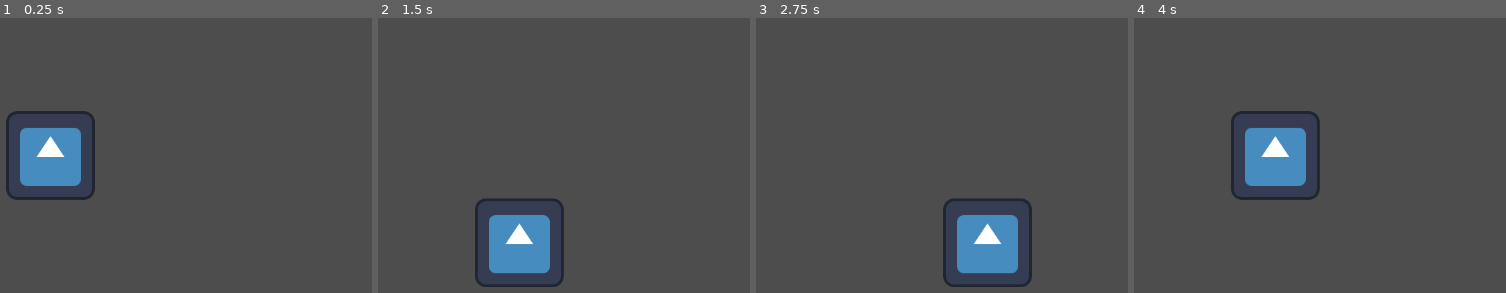
Above: before the commit, frames 1-4 (left to right).
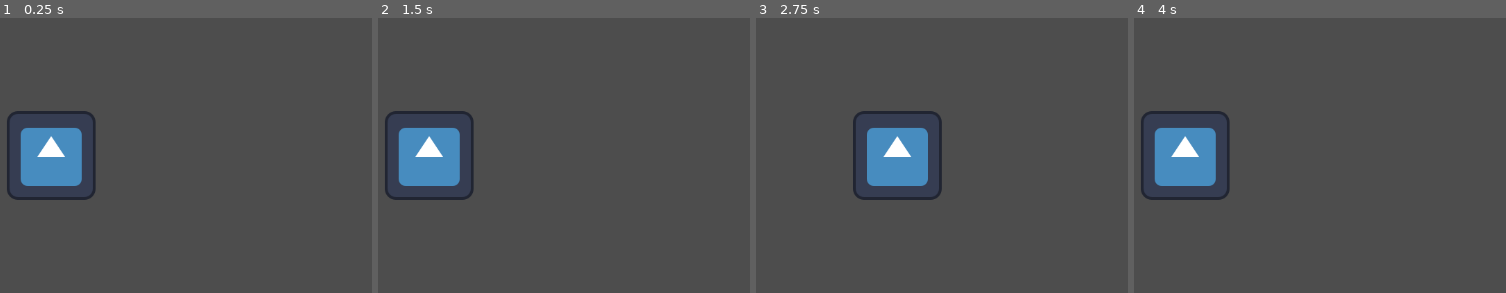
Above: after the commit, the same moments.

Repository: Mkath1423/wgdc-F25-game-jam
Game: Godot game, scene res://testing/lexie/main.tscn
The game is run twice, just before and just after one commit, with the same random seed, the same clock (stepped at 60 frames per second) and the same inputs. The engine's default icon, where the game draws it, is replaced by a stand-in: a white triangle on a blue panel in a dark square.
Inputs:
- Up to frame 1 (0.25 s): no input
- Up to frame 2 (1.5 s): tap Enter at 0.5 s; hold D (move_right) 0.53-1.28 s; tap R (reset, bound only after the commit) at 1.25 s; hold S (move_down) from 1.28 s (still down)
- Up to frame 3 (2.75 s): tap R (reset, bound only after the commit) at 2 s; release S (move_down) at 2.03 s; hold D (move_right) from 2.03 s (still down)
- Up to frame 4 (4 s): tap R (reset, bound only after the commit) at 2.75, 3.5 s; release D (move_right) at 2.78 s; hold W (move_up) 2.78-3.53 s; hold A (move_left) from 3.53 s (still down)

The runs differ from the first frame. In frame 1, 0.4% of the frame differs, in the area x 1-26%, y 35-65%; in frame 2, 9.0%, in the area x 1-50%, y 33-98%; in frame 3, 8.9%; in frame 4, 8.9%.

Commit message:
level loading stuff

Diff:
--- a/new-game-project/project.godot
+++ b/new-game-project/project.godot
@@ -37,6 +37,11 @@
 "events": [Object(InputEventKey,"resource_local_to_scene":false,"resource_name":"","device":-1,"window_id":0,"alt_press …(191 unchanged characters)…
 ]
 }
+reset={
+"deadzone": 0.2,
+"events": [Object(InputEventKey,"resource_local_to_scene":false,"resource_name":"","device":-1,"window_id":0,"alt_pressed":false,"shift_pressed":false,"ctrl_pressed":false,"meta_pressed":false,"pressed":false,"keycode":0,"physical_keycode":82,"key_label":0,"unicode":114,"location":0,"echo":false,"script":null)
+]
+}
 
 [rendering]
 
--- a/new-game-project/testing/lexie/grid.gd
+++ b/new-game-project/testing/lexie/grid.gd
@@ -19,8 +19,8 @@
 		i += 1
 
 func is_in_grid(grid_pos : Vector2i) -> bool:
-	return grid_pos.x < 0 or grid_pos.y < 0 or \
-		grid_pos.x >= grid_size.x or grid_pos.y >= grid_size.y
+	return grid_pos.x >= 0 and grid_pos.y >= 0 and \
+		grid_pos.x < grid_size.x and grid_pos.y < grid_size.y
 
 func get_grid_pos(grid_pos : Vector2i) -> Vector2i:
 	return global_position + Vector2(grid_pos) * (Vector2(1, -1) * cell_size + cell_padding)
--- /dev/null
+++ b/new-game-project/testing/lexie/level_data.gd
@@ -0,0 +1,9 @@
+class_name LevelData extends Resource
+
+@export var rules : Array[PackedScene]
+
+@export var grid_size : Vector2i
+
+@export var player_starting_position : Vector2
+@export var flag_starting_position   : Vector2
+@export var path : Array[Vector2i]
--- a/new-game-project/testing/lexie/main.gd
+++ b/new-game-project/testing/lexie/main.gd
@@ -1,13 +1,25 @@
 extends Node2D
 
+var levels : Array[LevelData] = [
+	preload("res://testing/lexie/test_level.tres")
+]
+
+var current_level : int
 
 var step_distance : int = 1
 
 var step : int
 var player_position : Vector2i
 
+func set_player_position(pos : Vector2i):
+	player_position = pos
+	$player.global_position = $grid.get_grid_pos(player_position)
+
 signal player_position_updated
 signal player_stepped
+
+signal level_reset
+signal player_died
 
 var spin : int = 0
 
@@ -17,6 +29,10 @@
 	Vector2i( 0, -1),
 	Vector2i( 1,  0)
 ]
+
+func _ready() -> void:
+	load_level(0)
+
 
 func _process(deltatime : float):
 	if Input.is_action_just_pressed("move_up"):
@@ -31,12 +47,50 @@
 	if Input.is_action_just_pressed("move_right"):
 		step_player(DIRECTIONS[(3 + spin) % 4])
 
+	if Input.is_action_just_pressed("reset"):
+		reset_level()
 
 
 func step_player(move_dir : Vector2i):
-	player_position += move_dir * step_distance
-	$player.global_position = $grid.get_grid_pos(player_position)
+	set_player_position(player_position + move_dir * step_distance)
+
+	if not $grid.is_in_grid(player_position):
+		kill_player()
+		return
+
 	player_position_updated.emit()
 
 	step += 1
 	player_stepped.emit()
+
+
+func kill_player():
+	print("died")
+	player_died.emit()
+	reset_level()
+
+
+func next_level_or_win():
+	if current_level + 1 == levels.size():
+		print("win")
+	else:
+		load_level(current_level + 1)
+
+func reset_level():
+	set_player_position(levels[current_level].player_starting_position)
+	#TODO: grid things??
+
+	level_reset.emit()
+
+
+func load_level(i : int):
+	current_level = i
+
+	for c in $rules.get_children():
+		$rules.remove_child(c)
+
+	for rule in levels[current_level].rules:
+		$rules.add_child(rule.instantiate())
+
+	$grid.grid_size = levels[current_level].grid_size
+	reset_level()
--- /dev/null
+++ b/new-game-project/testing/lexie/test_level.tres
@@ -0,0 +1,8 @@
+[gd_resource type="Resource" script_class="LevelData" load_steps=2 format=3 uid="uid://c5ilwx07126gc"]
+
+[ext_resource type="Script" uid="uid://bpcnqrhdxhfcf" path="res://testing/lexie/level_data.gd" id="1_u6ygt"]
+
+[resource]
+script = ExtResource("1_u6ygt")
+grid_size = Vector2i(10, 10)
+metadata/_custom_type_script = "uid://bpcnqrhdxhfcf"
Not shown, added: new-game-project/testing/lexie/level_data.gd.uid
